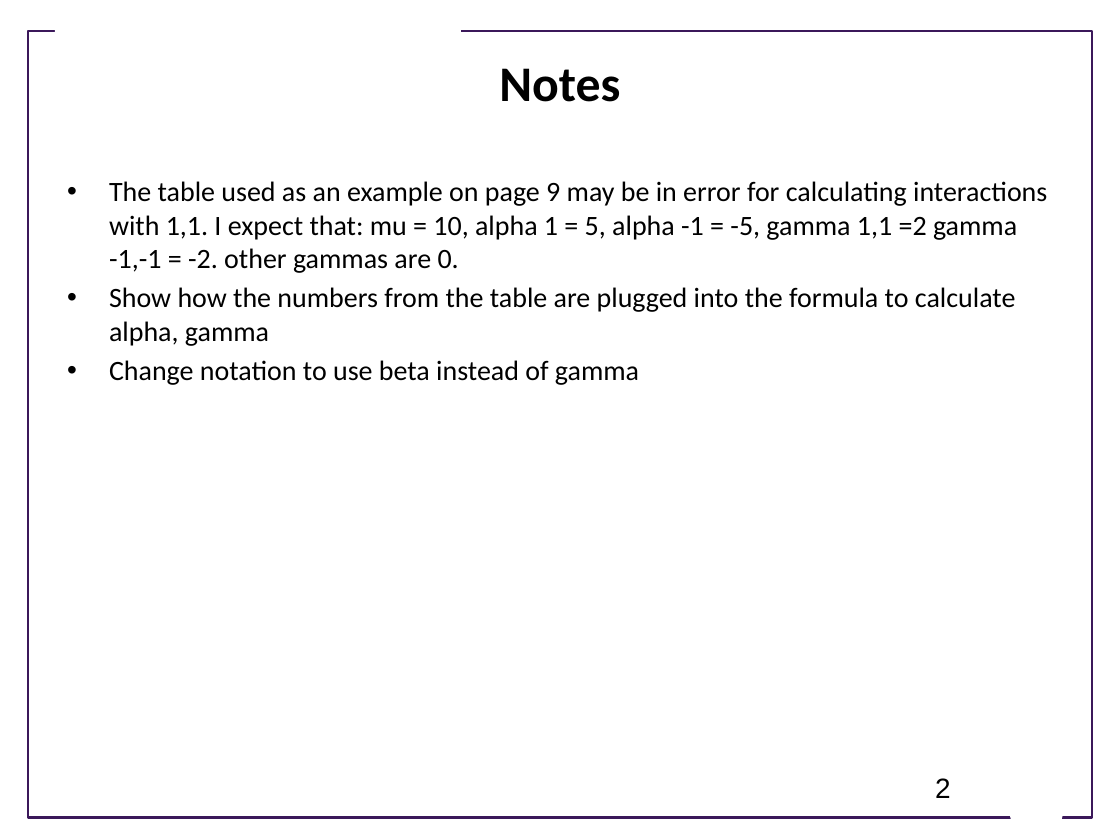
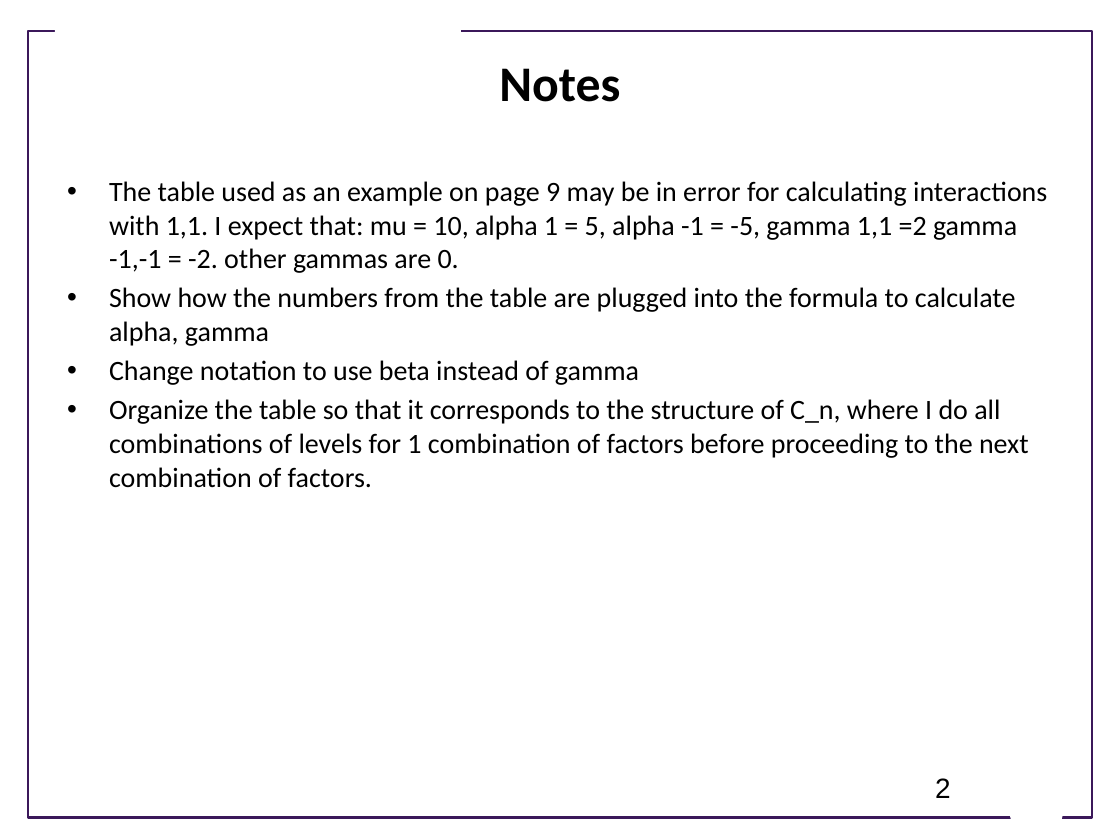
Before and after one commit to ModelEngineering/advancing-biomedical-models, a slide deck: slide 2 of lecture_5/5_design_of_experiments_revisited.pptx. Drawn at 1120x840 pixels with LibreOffice and Linux fonts; fonts in the diff are those of the drawing; background and template pictures are left out. Boxes give left, top, right and bottom in pixels: in the first picture for what was removed or moved away, otherwise in the second. Text is boxed around its words. In the diff, an @@ line names an element or a change of style, - is before the commit and + after.

Commit message:
Updated slides

```diff
--- a/lecture_5/5_design_of_experiments_revisited.pptx
+++ b/lecture_5/5_design_of_experiments_revisited.pptx
@@ text at [109,399,1029,488]: paragraph added @@
+• Organize the table so that it corresponds to the structure of C_n, where I do all combinations of levels for 1 combination of factors before proceeding to the next combination of factors.
```
Also in this commit, not shown: 1 other slide changed.
